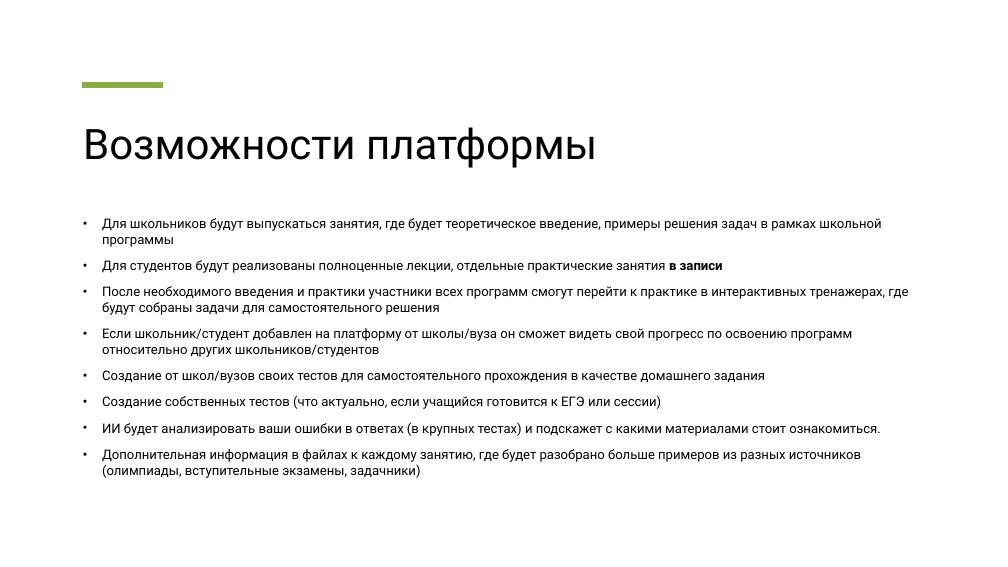
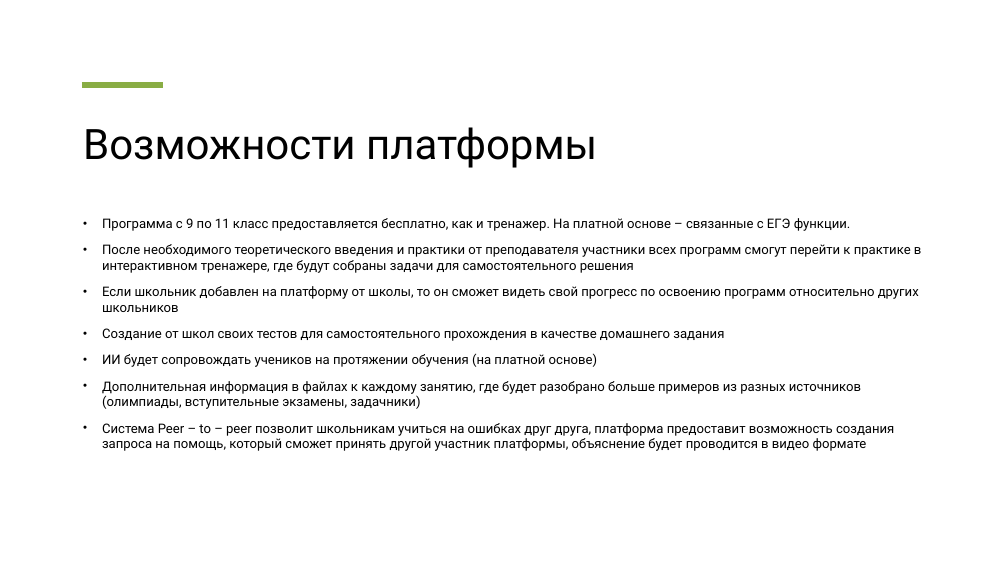
Before and after one commit to MaximTokarev2099/accessible-education, a slide deck: slide 6 of Проект «Доступное образование».pptx. Drawn at 1008x567 pixels with LibreOffice and Linux fonts; fonts in the diff are those of the drawing. Boxes give left, top, right and bottom in pixels: in the first picture for what was removed or moved away, otherwise in the second. Text is boxed around its words. In the diff, an @@ line names an element or a change of style, - is before the commit and + after.

```diff
--- a/Проект «Доступное образование».pptx
+++ b/Проект «Доступное образование».pptx
@@ text at (102, 218, 921, 367): text changed @@
-• Для школьников будут выпускаться занятия, где будет теоретическое введение, примеры решения задач в рамках школьной программы
-• Для студентов будут реализованы полноценные лекции, отдельные практические занятия в записи
-• После необходимого введения и практики участники всех программ смогут перейти к практике в интерактивных тренажерах, где будут собраны задачи для самостоятельного решения
-• Если школьник/студент добавлен на платформу от школы/вуза он сможет видеть свой прогресс по освоению программ относительно других школьников/студентов
-• Создание от школ/вузов своих тестов для самостоятельного прохождения в качестве домашнего задания
-• Создание собственных тестов (что актуально, если учащийся готовится к ЕГЭ или сессии)
-• ИИ будет анализировать ваши ошибки в ответах (в крупных тестах) и подскажет с какими материалами стоит ознакомиться.
+• Программа с 9 по 11 класс предоставляется бесплатно, как и тренажер. На платной основе – связанные с ЕГЭ функции.
+• После необходимого теоретического введения и практики от преподавателя участники всех программ смогут перейти к практике в интерактивном тренажере, где будут собраны задачи для самостоятельного решения
+• Если школьник добавлен на платформу от школы, то он сможет видеть свой прогресс по освоению программ относительно других школьников
+• Создание от школ своих тестов для самостоятельного прохождения в качестве домашнего задания
+• ИИ будет сопровождать учеников на протяжении обучения (на платной основе)
@@ text at (102, 423, 894, 451): paragraph added @@
+• Система Peer – to – peer позволит школьникам учиться на ошибках друг друга, платформа предоставит возможность создания запроса на помощь, который сможет принять другой участник платформы, объяснение будет проводится в видео формате
```
Also in this commit, not shown: 7 other slides changed, 2 slides added, 3 other files.
